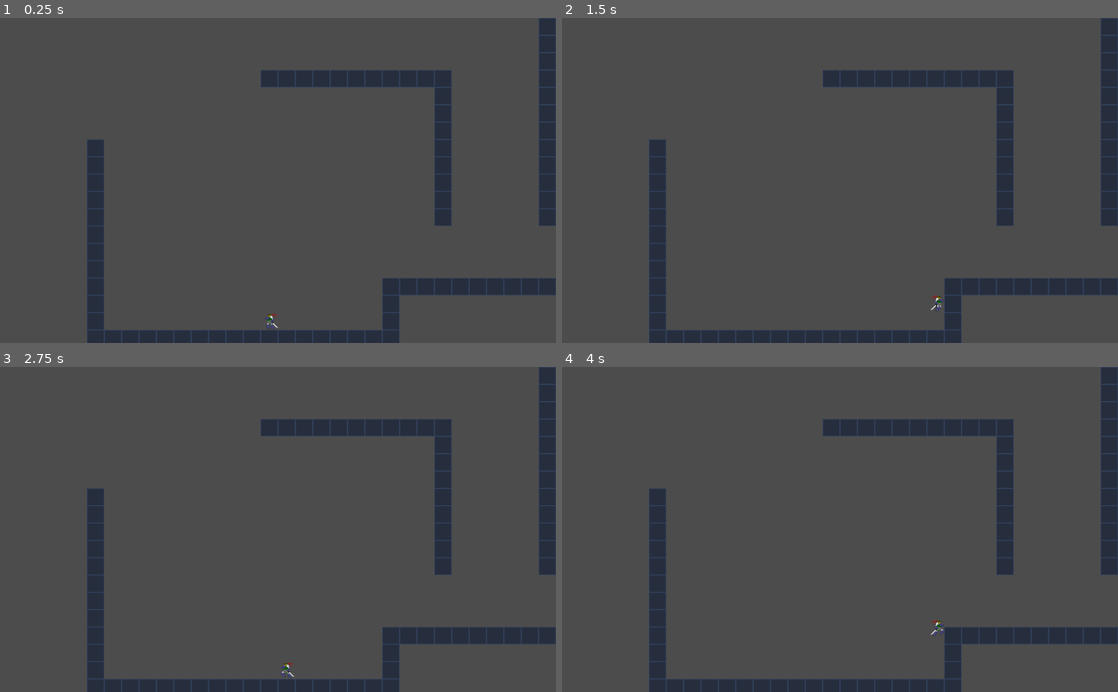
Above: before the commit, frames 1-4 (two rows, left to right).
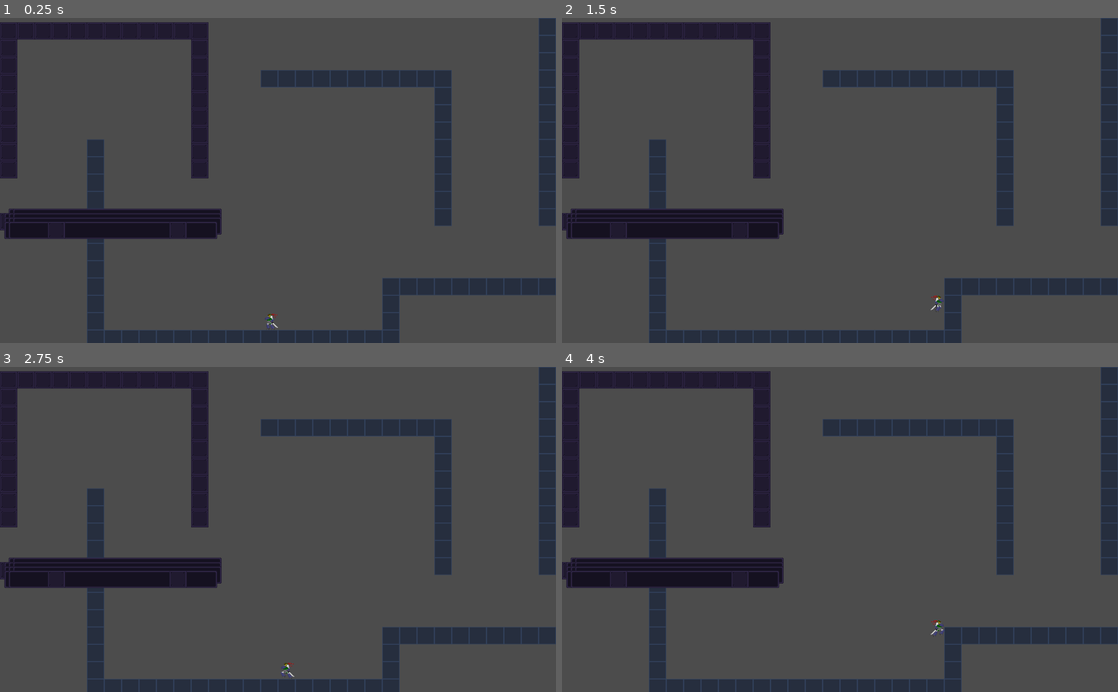
Above: after the commit, the same moments.

Repository: SamuelDeboni/Ninja-Avocado
Game: Godot game, scene res://Main.tscn
The game is run twice, just before and just after one commit, with the same random seed, the same clock (stepped at 60 frames per second) and the same inputs.
Inputs:
- Up to frame 1 (0.25 s): no input
- Up to frame 2 (1.5 s): tap Enter at 0.5 s; hold Right (ui_right) from 0.53 s (still down); tap Up (ui_up) at 0.77 s
- Up to frame 3 (2.75 s): tap Up (ui_up) at 1.52 s; tap Space at 2 s; release Right (ui_right) at 2.03 s; hold Left (ui_left) from 2.03 s (still down)
- Up to frame 4 (4 s): tap Enter at 2.75 s; release Left (ui_left) at 2.78 s; hold Right (ui_right) from 2.78 s (still down); tap Up (ui_up) at 3.02, 3.77 s

The runs differ from the first frame. In frame 1, 8.2% of the frame differs, in the area x 0-40%, y 1-68%; in frame 2, 8.2%; in frame 3, 8.2%; in frame 4, 8.2%.

Commit message:
Using  to add child

Diff:
--- a/LevelGenPrototype.gd
+++ b/LevelGenPrototype.gd
@@ -82,7 +82,10 @@
 				var instance = load("res://Scenes/LevelPiece/" + seg).instance()
 				instance.position = Vector2(x, y) * SEGMENT_SIZE
 				#print(seg, instance.position)
-				get_tree().get_root().add_child(instance)
+
+				# I'm using `call_deferred` here because `add_child` fails if
+				# it is called by `_ready`
+				get_tree().get_root().call_deferred("add_child", instance)
 
 func _ready():
 	generate_level()
